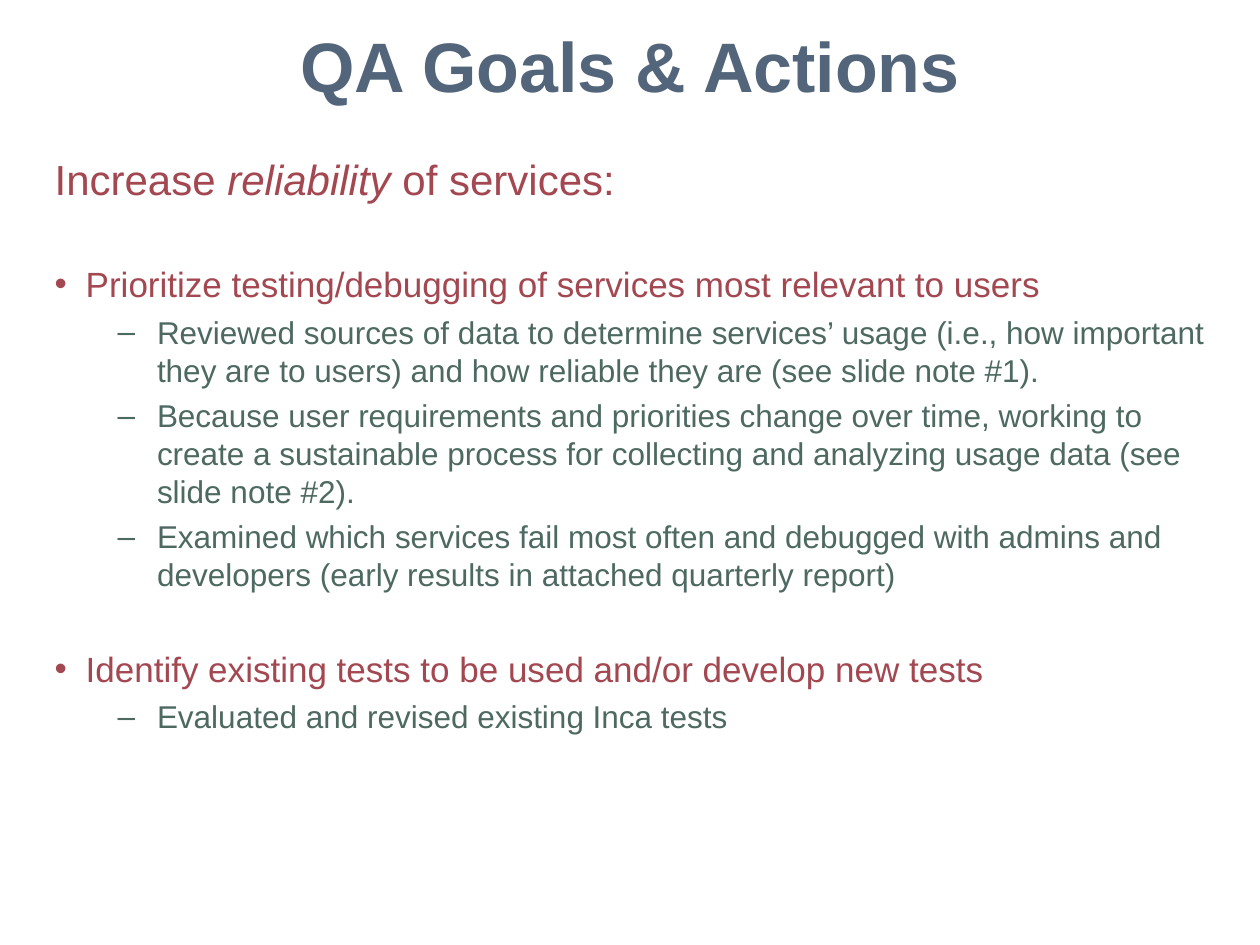
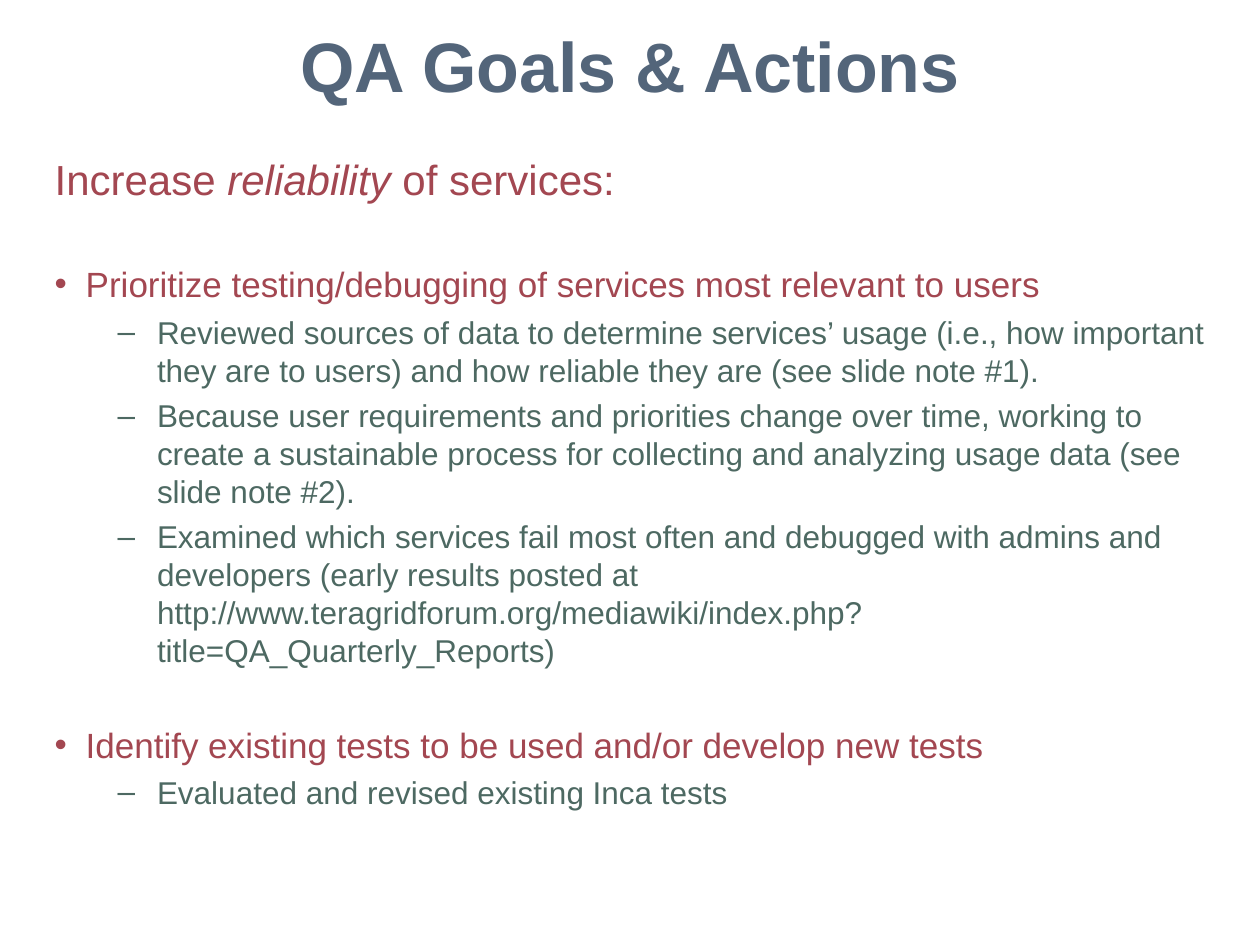
Before and after one commit to IncaProject/inca-xsede, a slide deck: slide 2 of xsede/mgmt/2010/Qa-wg-apr10.ppt. Drawn at 1260x945 pixels with LibreOffice and Linux fonts; fonts in the diff are those of the drawing; background and template pictures are left out. Boxes give left, top, right and bottom in pixels: in the first picture for what was removed or moved away, otherwise in the second. Text is boxed around its words. In the diff, an @@ line names an element or a change of style, - is before the commit and + after.

```diff
--- a/xsede/mgmt/2010/Qa-wg-apr10.ppt
+++ b/xsede/mgmt/2010/Qa-wg-apr10.ppt
@@ text at box(157, 525, 1162, 668): text changed @@
-  – Examined which services fail most often and debugged with admins and developers (early results in attached quarterly report)
+  – Examined which services fail most often and debugged with admins and developers (early results posted at http://www.teragridforum.org/mediawiki/index.php?title=QA_Quarterly_Reports)
```
Also in this commit, not shown: 1 other slide changed.
